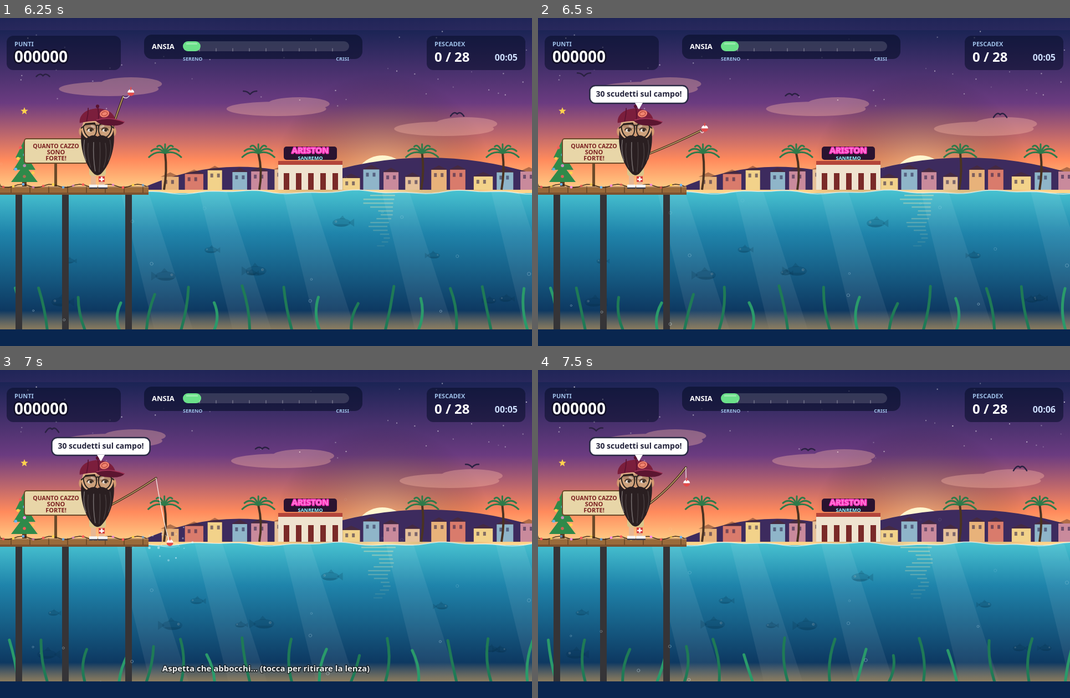
Above: before the commit, frames 1-4 (two rows, left to right).
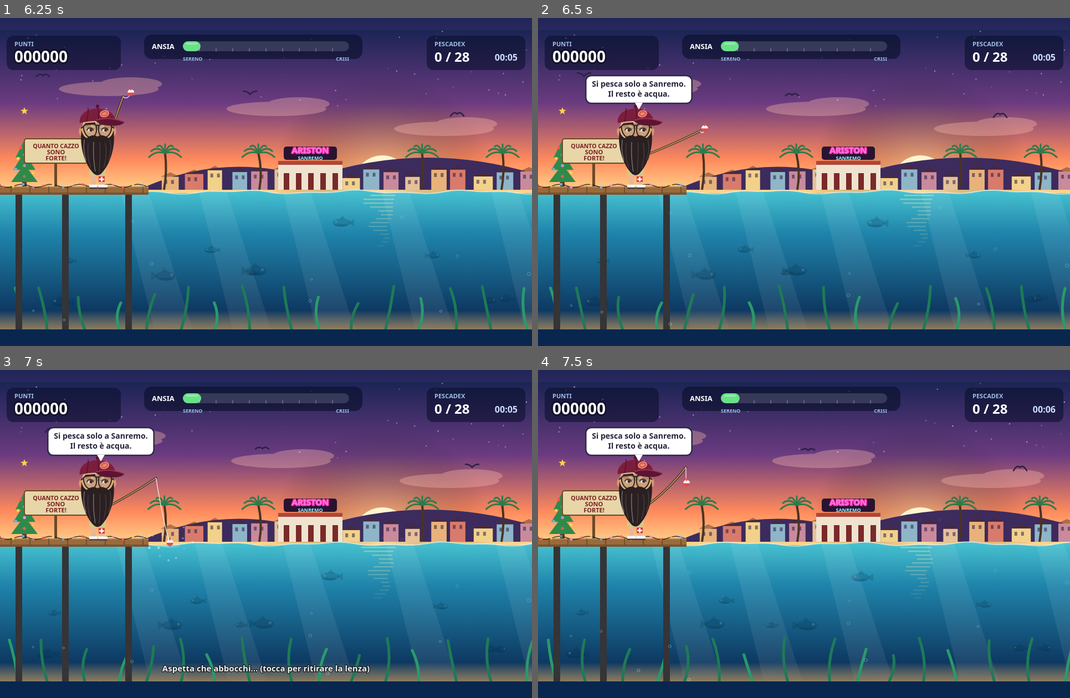
Above: after the commit, the same moments.

Repository: Lucaapp-bit/ArcadeGame
Game: browser game, page index.html
The game is run twice, just before and just after one commit, with the same random seed, the same clock (stepped at 60 frames per second) and the same inputs.
Inputs (mouse positions are in pixels of both pictures, inside the frame that each line leads up to):
- Up to frame 1 (6.25 s): click (266, 178) at 0.27 s; hold Right 1.03-1.53 s; tap Space every 0.5 s from 1.1 to 6.1 s; hold Down 1.58-1.85 s; hold Left 1.9-2.47 s; hold Up 2.52-2.82 s; hold Right 2.87-3.53 s; hold Up 3.58-3.82 s; hold Left 3.87-4.3 s; hold Down 4.35-4.68 s; hold Right 4.73-5.23 s; hold Down 5.28-5.55 s; hold Left 5.6-6.17 s; hold Up from 6.22 s (still down)
- Up to frame 2 (6.5 s): keep holding Up
- Up to frame 3 (7 s): release Up at 6.52 s; hold Right from 6.57 s (still down); tap Space at 6.6 s
- Up to frame 4 (7.5 s): tap Space at 7.1 s; release Right at 7.23 s; hold Up from 7.28 s (still down)

Frame 1 is identical in both runs. In frame 2, 1.0% of the frame differs, in the area x 8-30%, y 17-27%; in frame 3, 1.0%; in frame 4, 1.0%.

Commit message:
Pescadex riscritto sulla personalita di Leopoldo, Donati pescabile al posto dell'acciuga, nuove frasi
Co-Authored-By: Claude Sonnet 5.5 <noreply@anthropic.com>
Claude-Session: https://claude.ai/code/session_01DsGa3cWH98m1pT7LABH27j

Diff:
--- a/items.js
+++ b/items.js
@@ -10,65 +10,65 @@
 const ITEMS = [
   // ───── pesci veri ─────
   { id: 'sardina', n: 'Sardina', k: 'fish', z: [5, 2, 0], pts: 15, a: -6, d: 0.22, c1: '#8fb4cc', c2: '#e8f1f6',
-    t: 'Una sardina. Per te è già un tonno.' },
-  { id: 'acciuga', n: 'Acciuga', k: 'fish', z: [4, 2, 0], pts: 20, a: -6, d: 0.3, c1: '#7aa7b8', c2: '#dcebf0',
-    t: "Un'acciuga. Ti guarda male: secondo lei hai la febbre." },
+    t: "Una sardina! Stasera al bar diventerà un tonno da 200 chili, preso a mani nude, con il mare forza 9." },
   { id: 'buonotaglio', n: 'Buono taglio', k: 'gag', z: [0, 2, 2], pts: 70, a: 8, d: 0.5,
     t: 'Un buono per tagliarsi i capelli da Christian, insieme a tutti gli zanza di Stendhal. Si prenota in gruppo.' },
   { id: 'spigola', n: 'Spigola', k: 'fish', z: [0, 4, 3], pts: 70, a: -12, d: 0.6, c1: '#9aa9b5', c2: '#e6ebef',
-    t: 'Una spigola da manuale. La foto per Instagram è già pronta.' },
+    t: "Una spigola di Sanremo. \"Ne ho pescate quaranta ieri\", dirai. Ieri hai pescato una scarpa." },
   { id: 'polpo', n: 'Polpo', k: 'fish', z: [0, 2, 4], pts: 110, a: -14, d: 0.7, c1: '#c4573c', c2: '#e98b6b',
-    t: 'Un polpo: otto braccia e tutte lavorano. Non è statale.' },
+    t: "Un polpo! Otto braccia e nessuna ti fa male. Che invidia: a te fa male il ginocchio." },
   { id: 'spada', n: 'Pesce spada', k: 'fish', z: [0, 0, 3], pts: 180, a: -18, d: 0.85, c1: '#4f7fb0', c2: '#cfdceb',
-    t: 'Un pesce spada! Finalmente hai un\'arma per le discussioni con Martino.' },
+    t: "Un pesce spada! Domani sarà lungo 4 metri e ti avrà trascinato fino a Montecarlo." },
   { id: 'tonno', n: 'Tonno rosso', k: 'fish', z: [0, 0, 2], pts: 300, a: -25, d: 0.95, c1: '#2d4f8a', c2: '#d9e3f0',
-    t: 'IL TONNO ROSSO! Lo racconterai per anni, ingrandendolo ogni volta.' },
+    t: "Il tonno rosso! Nel racconto diventa una balena. Intanto ti è venuto il mal di schiena." },
 
   // ───── roba assurda ─────
   { id: 'scarpa', n: 'Scarpa', k: 'gag', z: [4, 2, 0], pts: 10, a: 5, d: 0.2,
-    t: "Una scarpa. Dentro c'è ancora il calzino. Ti sembra un sintomo." },
+    t: "Una scarpa da calcio, taglia 46. Ti senti Del Piero. I piedi, però, no." },
   { id: 'ferro', n: 'Ferro da stiro', k: 'gag', z: [3, 3, 0], pts: 25, a: 8, d: 0.35,
-    t: 'Un ferro da stiro! Li riconosci subito: sono i tuoi piedi quando giochi a calcio.' },
+    t: "Un ferro da stiro: il tuo piede destro. Il sinistro è un altro ferro da stiro. Altro che Del Piero." },
   { id: 'pallone', n: 'Pallone sgonfio', k: 'gag', z: [3, 2, 0], pts: 20, a: 6, d: 0.3,
-    t: 'Un pallone sgonfio. Nessuno te lo passa mai, nemmeno in mare.' },
+    t: "Un pallone sgonfio, come il tuo calcetto. Eppure in campo ti senti un campione." },
   { id: 'totebag', n: 'Tote bag', k: 'gag', z: [3, 2, 0], pts: 30, a: 4, d: 0.25,
-    t: 'Una tote bag: "Smantelliamo il capitalismo". Prezzo: 38 euro.' },
+    t: "Una tote bag \"Smantelliamo il capitale\", comprata nella boutique in centro, ovviamente." },
   { id: 'ginocchio', n: 'Il tuo ginocchio', k: 'gag', z: [0, 3, 1], pts: 40, a: 12, d: 0.5,
-    t: 'Hai pescato il TUO ginocchio. Fa male lo stesso.' },
+    t: "Il tuo ginocchio! Fa male anche da pescato: ormai è un dolore autonomo." },
   { id: 'termometro', n: 'Termometro', k: 'gag', z: [0, 3, 2], pts: 35, a: 14, d: 0.4,
-    t: 'Un termometro: 37,1. È chiaramente la fine.' },
+    t: "Un termometro: 37,1. Per te è febbre da cavallo. Scrivi il testamento." },
   { id: 'cartellino', n: 'Cartellino di Martino', k: 'gag', z: [0, 3, 2], pts: 40, a: 10, d: 0.45,
-    t: 'Entrata 07:59, uscita 08:01. Produttività stellare.' },
+    t: "Il cartellino di Martino: entrata 07:59, uscita 08:01. Pagato con le tue tasse." },
   { id: 'bottiglia', n: 'Messaggio in bottiglia', k: 'gag', z: [0, 3, 2], pts: 50, a: 8, d: 0.5,
-    t: '"Ragazzi, addio al celibato di Alessandro: si parte DOMANI. Destinazione: te la dico domani." Firmato: Leopoldo.' },
+    t: "Un messaggio in bottiglia: \"Nessuno pesca bene come me a Sanremo\". Scritto da te. A te stesso." },
   { id: 'rogito', n: 'Rogito in centro', k: 'gag', z: [0, 1, 3], pts: 60, a: 12, d: 0.6,
-    t: 'Il rogito di un 200 mq in centro. "Ma io sono di sinistra." Lo rilanci prima che qualcuno veda.' },
+    t: "Il rogito della tua casa in centro. Sei di sinistra, ma la proprietà privata è sacra." },
   { id: 'cappello', n: 'Cappellino rosso', k: 'gag', z: [0, 0, 3], pts: 60, a: 25, d: 0.75,
-    t: '"Make Martino Great Again". Lo rilanci subito. Non lo tocchi nemmeno con la canna.' },
+    t: "Un cappellino rosso \"Make Martino Great Again\". Reazione: orticaria, tremori e ginocchio." },
   { id: 'martino', n: 'Martino', k: 'gag', z: [0, 0, 3], pts: 90, a: 18, d: 0.8,
-    t: 'Hai pescato Martino! Ha già timbrato ed è tornato a casa. Anche in mare.' },
+    t: "Hai pescato Martino! Ha già timbrato, e il tuo ginocchio ha già ceduto." },
   { id: 'medusa', n: 'Medusa', k: 'gag', z: [0, 2, 2], pts: 30, a: 20, d: 0.5,
-    t: 'Una medusa. Finalmente un sintomo vero!' },
+    t: "Una medusa. Finalmente un sintomo vero! Domani dirai che era uno squalo." },
   { id: 'lucone', n: 'Lucone', k: 'gag', z: [0, 0, 3], pts: 90, a: 18, d: 0.8,
-    t: 'Hai pescato Lucone! Ha timbrato anche lui. Insieme a Martino fa un intero ufficio: e il PIL piange.' },
+    t: "Hai pescato Lucone! Timbra anche lui: Italia ferma e tu hai già mal di schiena." },
   { id: 'tommyv', n: 'Tommy V', k: 'gag', z: [0, 0, 3], pts: 100, a: 22, d: 0.85,
-    t: 'Tommy V, il noto fascistone di Milano. Occhiali scuri, giubbotto nero, zero ironia. Lo rilanci con le pinze.' },
+    t: "Hai pescato Tommy V. Per un progressista come te è peggio di una medusa: orticaria subito." },
+  { id: 'donati', n: 'Donati', k: 'gag', z: [0, 0, 3], pts: 100, a: 20, d: 0.8,
+    t: "Hai pescato Donati! Ti sfotte per la Juve. Risposta automatica: \"30 scudetti sul campo!\"" },
   { id: 'sciarpa', n: 'Sciarpa dell\'Inter', k: 'gag', z: [0, 2, 2], pts: 40, a: 12, d: 0.45,
-    t: 'Una sciarpa nerazzurra. Regalo di Donati: la riconosci dall\'odore di sfottò.' },
+    t: "Una sciarpa dell'Inter, regalo di Donati. Da juventino la odi. Ma fa freddo, e la indossi." },
   { id: 'ariston', n: 'Biglietto Ariston', k: 'gag', z: [0, 2, 2], pts: 70, a: 6, d: 0.55,
-    t: 'Un biglietto per l\'Ariston, 5 serate di fila. Per Sanremo accetti tutto, tranne i canti.' },
+    t: "Un biglietto per l'Ariston. Per Sanremo accetti tutto, anche i cantanti. Ma la schiena in platea fa male." },
   { id: 'scorfano', n: 'Scorfano', k: 'fish', z: [0, 3, 3], pts: 95, a: -12, d: 0.65, c1: '#b8452f', c2: '#e8a58a',
-    t: 'Uno scorfano di Sanremo: brutto come un regalo brutto, ma buonissimo.' },
+    t: "Uno scorfano: brutto, spinoso e si lamenta di tutto. Ti somiglia moltissimo." },
 
   // ───── farmacia ─────
   { id: 'tachipirina', n: 'Tachipirina 1000', k: 'pill', z: [0, 2, 2], pts: 20, a: -30, d: 0.4,
-    t: 'Una Tachipirina 1000. Prendila preventivamente: non si sa mai.' },
+    t: "Una Tachipirina 1000. La prendi in via preventiva, anche con 36 e mezzo." },
   { id: 'ffp2', n: 'Mascherina FFP2', k: 'pill', z: [1, 2, 1], pts: 20, a: -18, d: 0.3,
-    t: 'Una mascherina FFP2. In mare. Perfetta.' },
+    t: "Una FFP2, sotto la barba. Filtra i virus, ma non le tue lamentele." },
   { id: 'juve', n: 'Maglia della Juve', k: 'pill', z: [0, 2, 2], pts: 50, a: -26, d: 0.45,
-    t: 'La maglia bianconera! Il mare si calma. Donati, invece, si arrabbia.' },
+    t: "La maglia della Juve! Ansia giù e petto in fuori: \"30 scudetti sul campo!\"" },
   { id: 'fiori', n: 'Fiori di Sanremo', k: 'pill', z: [2, 2, 0], pts: 30, a: -16, d: 0.3,
-    t: 'Un mazzo di fiori di Sanremo. Profumano di Riviera e di nessuna visita medica.' },
+    t: "Fiori di Sanremo: a Sanremo nemmeno il ginocchio fa male. Per cinque minuti." },
 ];
 
 // ───────────────────────── icone ─────────────────────────
@@ -91,7 +91,6 @@
   const it = ITEMS.find(i => i.id === id);
   switch (id) {
     case 'sardina': fishShape(c, it.c1, it.c2, 0.85, true); break;
-    case 'acciuga': c.scale(1, 0.8); fishShape(c, it.c1, it.c2, 0.95, false); break;
     case 'buonotaglio':
       c.rotate(-0.08); c.fillStyle = '#fff6d6'; rr2(c, -46, -30, 92, 60, 6); c.strokeStyle = '#c4382f'; c.lineWidth = 2.5; c.setLineDash([5, 4]); c.strokeRect(-41, -25, 82, 50); c.setLineDash([]);
       c.fillStyle = '#c4382f'; c.font = 'bold 10px sans-serif'; c.textAlign = 'center'; c.fillText('BUONO TAGLIO', 8, -10);
@@ -215,6 +214,13 @@
       c.strokeStyle = '#f2c230'; c.lineWidth = 2.5; c.beginPath(); c.arc(0, 2, 11, 0.15, Math.PI - 0.15); c.stroke();
       c.fillStyle = '#f2c230'; c.beginPath(); c.arc(0, 14, 3.5, 0, TAU); c.fill();
       c.fillStyle = '#e8d6a8'; c.font = 'bold 11px sans-serif'; c.textAlign = 'center'; c.fillText('MILANO', 0, 34); c.fillStyle = '#333'; c.fillText('AI MIEI TEMPI', 0, 54); break;
+    case 'donati':
+      c.fillStyle = '#0a1a3c'; rr2(c, -26, -4, 52, 42, 8); c.fillStyle = '#2a7fd1'; for (let i = 0; i < 4; i++) c.fillRect(-20 + i * 13, -4, 6, 42);
+      c.fillStyle = '#e8b894'; c.beginPath(); c.arc(0, -22, 19, 0, TAU); c.fill();
+      c.fillStyle = '#3a2418'; c.beginPath(); c.arc(0, -29, 19, Math.PI, TAU); c.fill(); c.fillRect(-19, -31, 38, 5);
+      c.fillStyle = '#111'; c.fillRect(-10, -24, 5, 4); c.fillRect(6, -24, 5, 4);
+      c.strokeStyle = '#7a1f1f'; c.lineWidth = 2.2; c.beginPath(); c.arc(0, -13, 8, 0.15, Math.PI - 0.15); c.stroke();
+      c.fillStyle = '#333'; c.font = 'bold 11px sans-serif'; c.textAlign = 'center'; c.fillText('FORZA INTER', 0, 54); break;
     case 'sciarpa':
       c.rotate(-0.15);
       for (let i = 0; i < 9; i++) { c.fillStyle = i % 2 ? '#0a1a3c' : '#2a7fd1'; c.fillRect(-45 + i * 10, -14, 10, 28); }
--- a/pesca.js
+++ b/pesca.js
@@ -149,7 +149,7 @@
   [1400, 'Pescatore Radical Chic'], [2400, 'Leopoldo il Grande, Terrore del Tonno']];
 const rankOf = s => { let r = RANKS[0][1]; for (const [m, n] of RANKS) if (s >= m) r = n; return r; };
 const MUTTER = {
-  sig: ['Quanto cazzo sono forte!', 'Bro, devi andare dallo psicologo.', 'La Meloni è una fascista.', '30 scudetti sul campo!', 'Stiamo FORMANDO l\'Italia.'],
+  sig: ['Quanto cazzo sono forte!', 'Bro, devi andare dallo psicologo.', 'La Meloni è una fascista.', '30 scudetti sul campo!', 'Stiamo FORMANDO l\'Italia.', 'Ieri ho preso un tonno da 300 chili. Giuro.', 'Mi fa male la spalla. E il ginocchio. E l\'altra spalla.', 'Si pesca solo a Sanremo. Il resto è acqua.', 'Sono di sinistra, ma il rogito è in centro.', 'Del Piero? Io facevo meglio.'],
   lo: ['Che bella giornata per pescare.', 'Il mare di Sanremo mi rilassa.', 'Oggi si sta bene.', '30 scudetti sul campo!', 'Stiamo FORMANDO l\'Italia.', 'La Meloni è una fascista.'],
   mid: ['Mi sento strano...', 'Ho un neo sospetto.', 'Secondo me ho la febbre.', 'Mi gira un po\' la testa.', 'Bro, devi andare dallo psicologo.', 'La Meloni è una fascista.', '30 scudetti sul campo!', 'Stiamo FORMANDO l\'Italia.'],
   hi: ['Sto male. Sto MOLTO male.', 'Chiamate il 118!', 'Non respiro bene. (Respiro benissimo.)', 'È la fine. Dite a mamma.'],
@@ -253,7 +253,7 @@
   let pts = it.pts;
   if (it.k === 'fish') { G.combo = Math.min(5, G.combo + 1); pts = it.pts * G.combo; G.stats.fish++; sfx[it.pts >= 180 ? 'big' : 'win'](); }
   else if (it.k === 'pill') { G.stats.pills++; sfx.pill(); }
-  else { G.combo = 0; G.stats.gag++; if (['martino', 'cartellino', 'cappello', 'lucone', 'tommyv', 'sciarpa'].includes(it.id)) G.stats.martino++; sfx.gag(); }
+  else { G.combo = 0; G.stats.gag++; if (['martino', 'cartellino', 'cappello', 'lucone', 'tommyv', 'sciarpa', 'donati'].includes(it.id)) G.stats.martino++; sfx.gag(); }
   G.stats.bestCombo = Math.max(G.stats.bestCombo, G.combo);
   save.bestCombo = Math.max(save.bestCombo, G.combo);
   if (first) { pts += 100; G.stats.dexNew++; }
